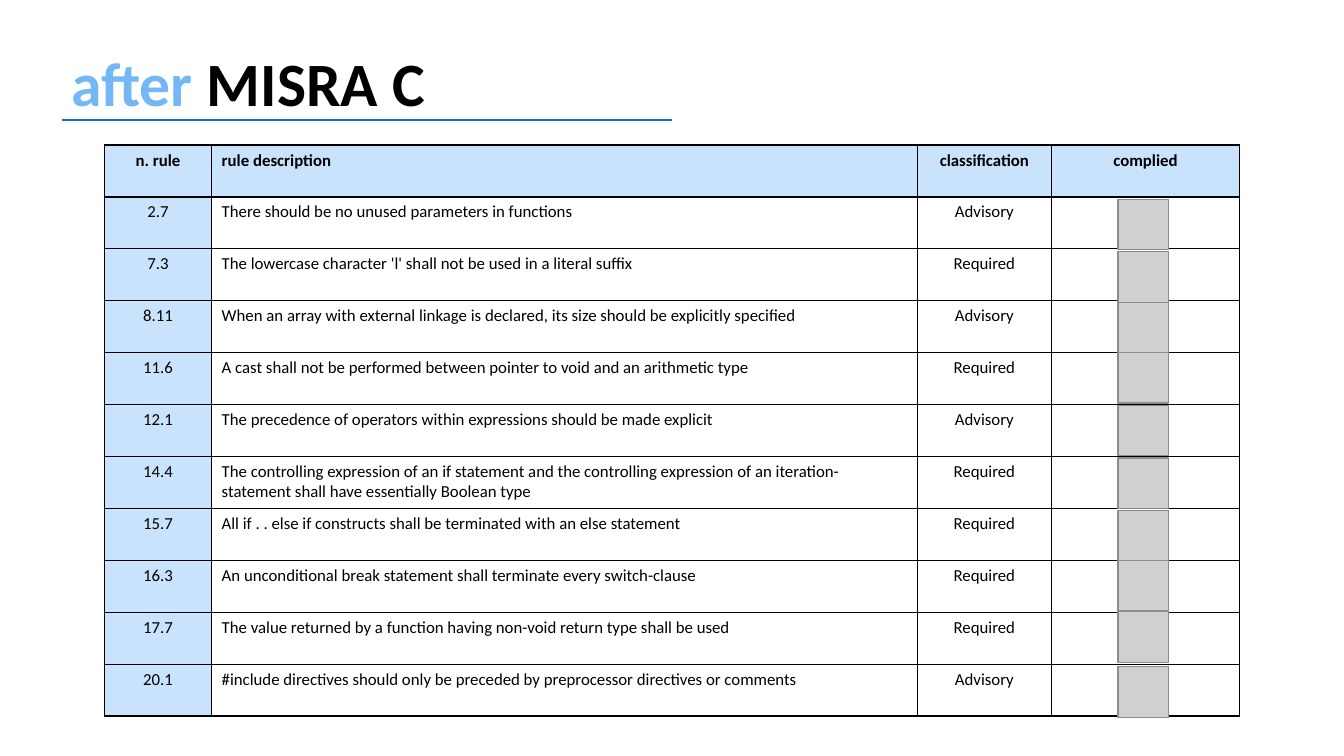
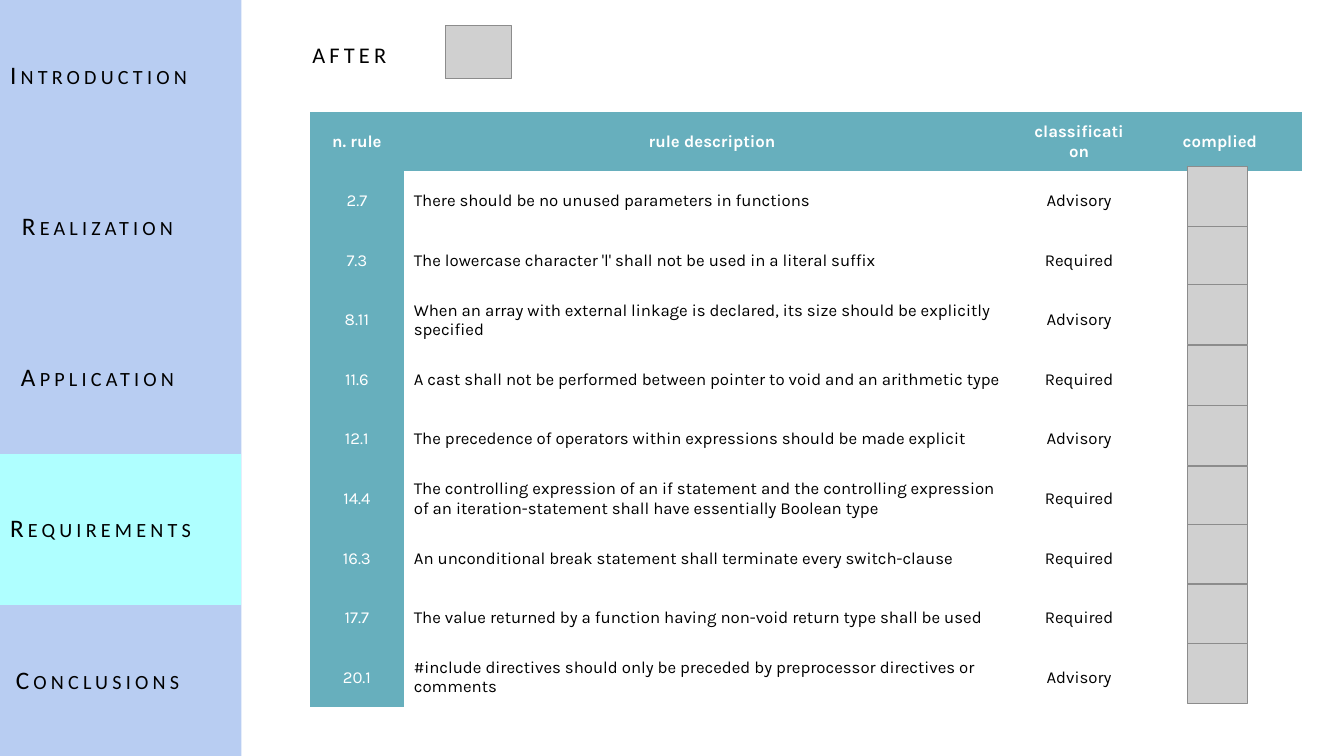
Before and after one commit to fedyhajali/security-system, a slide deck: slide 17 of Alarm System.pptx (slide 9 before the commit). Drawn at 1344x756 pixels with LibreOffice and Linux fonts; fonts in the diff are those of the drawing; grey boxes stand for pictures. Boxes give left, top, right and bottom in pixels: in the first picture for what was removed or moved away, otherwise in the second. Text is boxed around its words. In the diff, an @@ line names an element or a change of style, - is before the commit and + after.

```diff
--- a/Alarm System.pptx
+++ b/Alarm System.pptx
@@ rectangle added at <box>0,0,241,756</box>, fill #B8CDF2 @@
@@ table added at <box>0,0,241,756</box>, 5 rows, 1 columns @@
+Introduction
+Realization
+Application
+Requirements
+Conclusions
@@ picture added at <box>446,26,511,80</box> @@
@@ text at <box>312,48,386,63</box>: text changed; size 44 to 20 pt; bold off @@
-after MISRA C
+after
@@ table at <box>311,112,1304,708</box> @@
-row 8: 15.7 | All if . . else if constructs shall be terminated with an else statement | Required | 
@@ table: place and size @@
-table at <box>105,145,1239,717</box>
+table at <box>311,112,1304,708</box>
@@ line removed from (62, 120) to (673, 120) @@
@@ picture added at <box>1188,166,1247,226</box> @@
@@ picture removed at <box>1118,200,1169,250</box> @@
@@ picture added at <box>1188,226,1247,285</box> @@
@@ picture removed at <box>1118,252,1169,302</box> @@
@@ picture added at <box>1188,284,1247,344</box> @@
@@ picture removed at <box>1118,302,1169,353</box> @@
@@ picture removed at <box>1118,353,1169,403</box> @@
@@ picture added at <box>1188,346,1247,405</box> @@
@@ picture removed at <box>1118,405,1169,456</box> @@
@@ picture added at <box>1188,406,1247,466</box> @@
@@ picture removed at <box>1118,458,1169,508</box> @@
@@ picture added at <box>1188,466,1247,525</box> @@
@@ picture removed at <box>1118,511,1169,562</box> @@
@@ picture added at <box>1188,524,1247,584</box> @@
@@ picture removed at <box>1118,561,1169,611</box> @@
@@ picture added at <box>1188,585,1247,644</box> @@
@@ picture removed at <box>1118,612,1169,662</box> @@
@@ picture added at <box>1188,644,1247,704</box> @@
@@ picture removed at <box>1118,667,1169,718</box> @@
```
Also in this commit, not shown: 2 other slides changed, 16 slides added, 9 slides removed.
